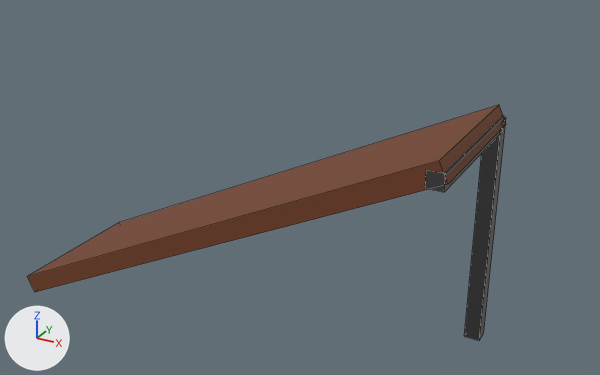
Renders of the FBX model Assets/Models/Tetrominos/Slides/VS7.fbx from each side of a commit.
The view is the same before and after, from a camera (50 mm lens) standing at (8.68, -5.11, 7.61) and looking at (5.95, -0.15, 5.13). Every picture has the same lights, and +X, +Y and +Z are marked at lower left. Mesh edges are drawn as thin lines. Where no turn or scale is listed for an object, it has been applied to the vertices.
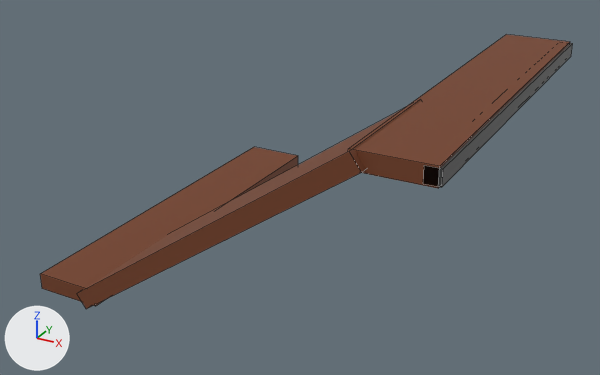
Where the newer file only moved an object's origin or applied its transform, the numbers keep the older frame.

Where the change shows, as pixel boxes [x1, y1, x2, y2] in the pictures (600 x 375 px):
'Cube.041', moved, turned, rescaled: before [27, 105, 506, 292]; after [77, 99, 422, 309]
'Cube.037', recoloured, reshaped (179% wider, 99% taller): before [425, 115, 504, 192]; after [348, 34, 570, 188]
'Cube.043', added (brown): after [40, 147, 298, 306]
'Cube.040', mesh rescaled (251% wider, 35% shorter): before [464, 117, 506, 340]; after [423, 43, 573, 187]

Patch to the scene script:
```diff
--- a/Assets/Models/Tetrominos/Slides/VS7.fbx.py
+++ b/Assets/Models/Tetrominos/Slides/VS7.fbx.py
@@ me_cube_015 @@
 me_cube_015.from_pydata(...)  # 8 vertices, 6 faces; spans x -0.05..0.05, y -0.5..0.5, z -0.05..0.05
 # used by ob_cube_037; location = (7.45, -1.0, 6.0)
-me_cube_015.vertices[0].co = (-0.05, -0.5, -0.05)  # pixel (425, 188)
-me_cube_015.vertices[1].co = (-0.05, -0.5, 0.05)  # pixel (426, 169)
-me_cube_015.vertices[2].co = (-0.05, 0.5, -0.05)
-me_cube_015.vertices[3].co = (-0.05, 0.5, 0.05)
-me_cube_015.vertices[4].co = (0.05, -0.5, -0.05)  # pixel (444, 192)
-me_cube_015.vertices[5].co = (0.05, -0.5, 0.05)  # pixel (445, 173)
-me_cube_015.vertices[6].co = (0.05, 0.5, -0.05)  # pixel (502, 131)
-me_cube_015.vertices[7].co = (0.05, 0.5, 0.05)  # pixel (504, 115)
-me_cube_015.materials.append(mat_metall)  # dark grey #676767
+# me_cube_015 part 2
+me_cube_015.vertices[0].co = (0.0, -0.45, -0.06)  # pixel (438, 188)
+me_cube_015.vertices[1].co = (0.0, -0.45, 0.06)  # pixel (439, 166)
+me_cube_015.vertices[2].co = (-0.5, -0.45, -0.06)
+me_cube_015.vertices[3].co = (-0.5, -0.45, 0.06)  # pixel (348, 148)
+me_cube_015.vertices[4].co = (0.0, 2.45, -0.06)
+me_cube_015.vertices[5].co = (0.0, 2.45, 0.06)  # pixel (570, 41)
+me_cube_015.vertices[6].co = (-0.5, 2.45, -0.06)
+me_cube_015.vertices[7].co = (-0.5, 2.45, 0.06)  # pixel (506, 34)
+me_cube_015.materials.append(mat_wood)  # brown #743e22
@@ me_cube_021 @@
 me_cube_021.from_pydata(...)  # 8 vertices, 6 faces; spans x -0.05..0.05, y -0.05..0.05, z -0.75..0.75
 # used by ob_cube_040; location = (7.45, -0.5, 5.274)
+# me_cube_021 part 1: the whole mesh is scaled about its middle by (1, 29, 0.0667), then moved by (-0.03, 0.5, 0.73)
 me_cube_021.materials.append(mat_metall)
@@ me_cube_074 @@
+me_cube_074.from_pydata(...)  # a box spanning x -0.25..0.25, y -1.45..1.45, z -0.06..0.06
+me_cube_074.materials.append(mat_wood)  # brown #743e22
@@ ob_cube_041 @@
 ob_cube_041.parent = ob_variant_slide_7
-ob_cube_041.location = (-0.00502, -1.0, -0.68)
-ob_cube_041.rotation_euler = (0.0, 0.456, -3.142)  # degrees (0, 26, -180)
+ob_cube_041.location = (-0.00502, -1.0, -0.7)
+ob_cube_041.rotation_euler = (0.0, 0.611, -3.142)  # degrees (0, 35, -180)
+ob_cube_041.scale = (0.75, 1.0, 1.0)
@@ ob_cube_043 @@
+ob_cube_043 = bpy.data.objects.new('Cube.043', me_cube_074)
+ob_cube_043.location = (4.8, 0.0, 4.6)
```
